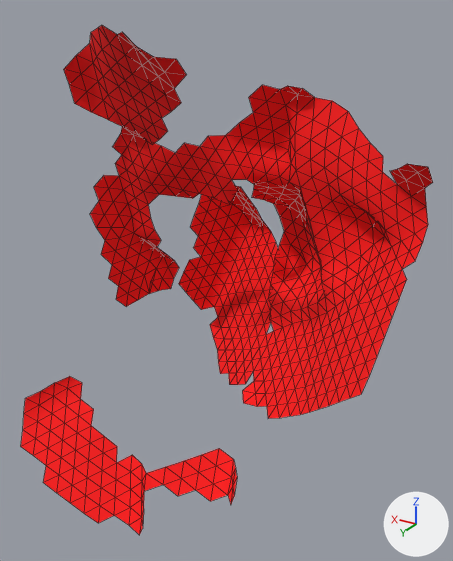
An edit to the FBX model Assets/Graph/Meshes/VEGETATION/SM_GPUI_RockAA_70.fbx, drawn before and after from the same camera.
Both versions are drawn from a 50 mm lens placed at (35.79, 14.94, -40.48), pointed at (42.83, 3.21, -46.35). Arrows for +X, +Y and +Z are at lower right; the lights stay in place. Mesh edges are drawn as thin lines. Where no turn or scale is listed for an object, it has been applied to the vertices.

In view in the first picture: 'SM_GPUI_RockAA_70'.
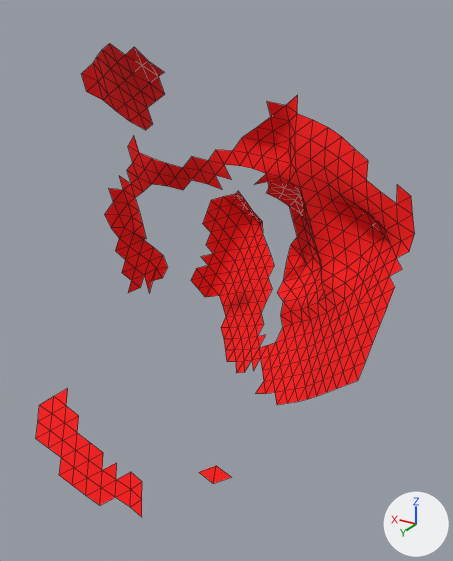
The change, as JSON lines over the scene's bpy script:
```json
{"block": "me_mesh", "where": "# used by ob_sm_gpui_rockaa_70; location = (43.3, 11.88, -46.39)"}
{"op": "remove", "block": "me_mesh", "code": "me_mesh.from_pydata(...)  # 686 vertices, 1144 faces; spans x -4.85..3.81, y -12.71..-4.88, z -5.22..5.66"}
{"op": "add", "block": "me_mesh", "code": "me_mesh.from_pydata(...)  # 471 vertices, 730 faces; spans x -4.53..3.6, y -12.71..-5.18, z -4.91..5.33"}
{"block": "me_mesh", "change": "me_mesh part 1"}
{"block": "me_mesh", "change": "170 vertices are removed from x -4.85..3.81, y -12.32..-6.58, z -3.96..5.66"}
{"block": "me_mesh", "change": "337 faces are deleted"}
{"block": "me_mesh", "change": "me_mesh part 2"}
{"block": "me_mesh", "change": "45 vertices are removed from x -2.16..3.41, y -7.07..-4.88, z -5.22..-2.36"}
{"block": "me_mesh", "change": "77 faces are deleted"}
```

What differs and where, as boxes [x1, y1, x2, y2] in the pictures (453 x 561 px):
```json
{"object": "SM_GPUI_RockAA_70", "change": "reshaped", "before": [21, 25, 433, 535], "after": [36, 43, 415, 517], "on screen": "8% narrower, 7% shorter"}
{"part": 1, "of": "me_mesh", "change": "deleted", "before": [64, 25, 433, 418], "on screen": "red"}
{"part": 2, "of": "me_mesh", "change": "deleted", "before": [21, 376, 237, 535], "on screen": "red"}
```
